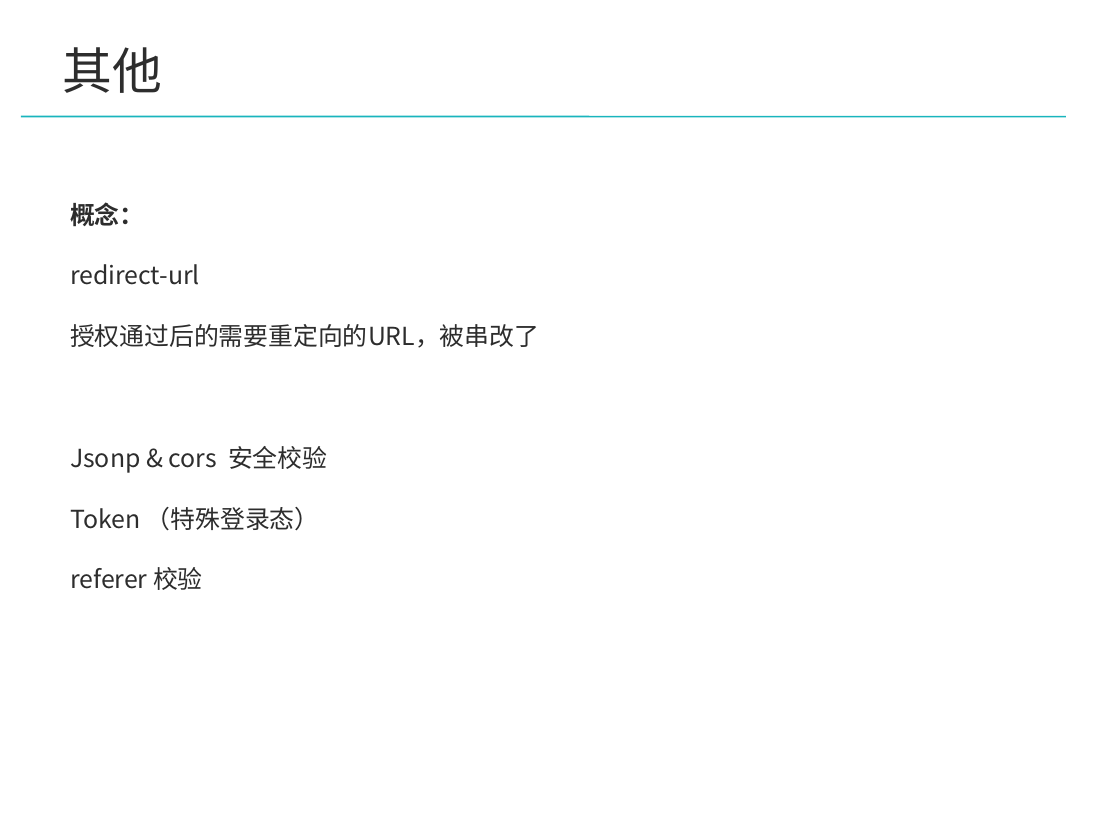
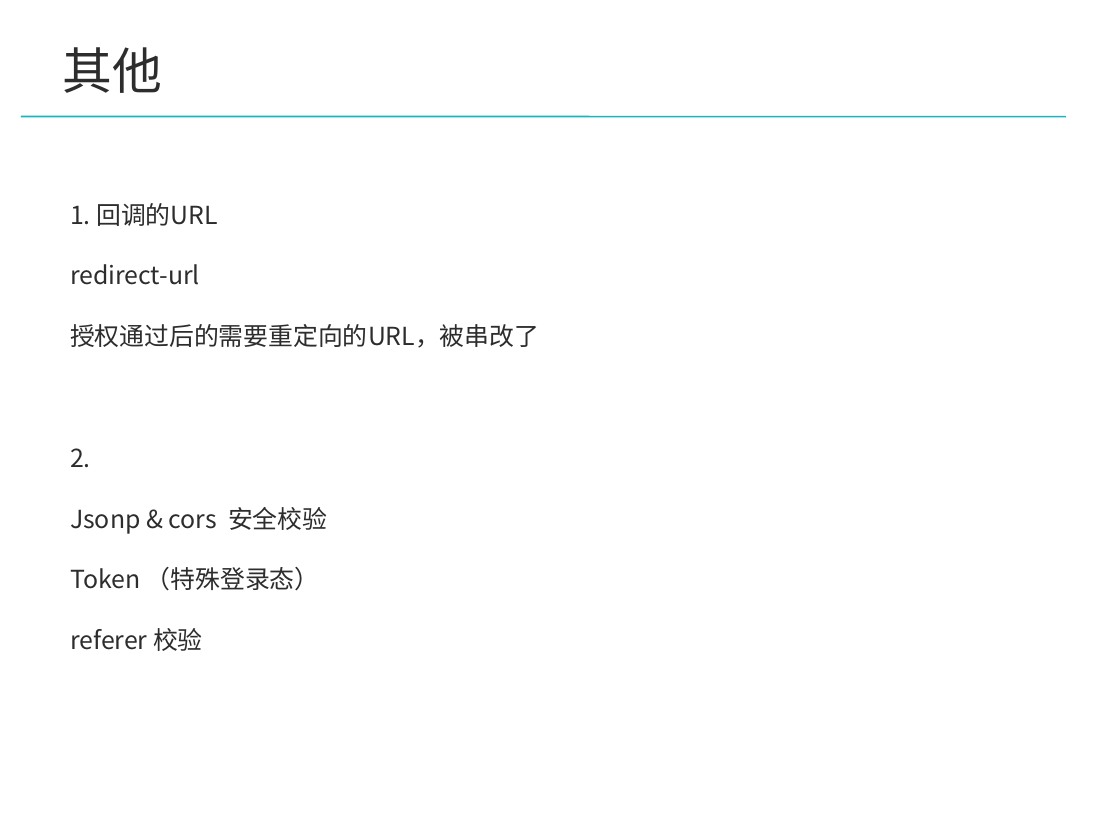
Before and after one commit to caihuiji/web-safe-demo, a slide deck: slide 8 of web安全 .pptx. Drawn at 1120x840 pixels with LibreOffice and Linux fonts; fonts in the diff are those of the drawing; background and template pictures are left out. Boxes give left, top, right and bottom in pixels: in the first picture for what was removed or moved away, otherwise in the second. Text is boxed around its words. In the diff, an @@ line names an element or a change of style, - is before the commit and + after.

```diff
--- a/web安全 .pptx
+++ b/web安全 .pptx
@@ text at bbox=[70, 203, 218, 226]: text changed; bold off @@
-概念：
+1. 回调的URL
@@ text at bbox=[70, 448, 91, 468]: paragraph added @@
+2.
```
Also in this commit, not shown: 2 other slides changed, 8 other files.
